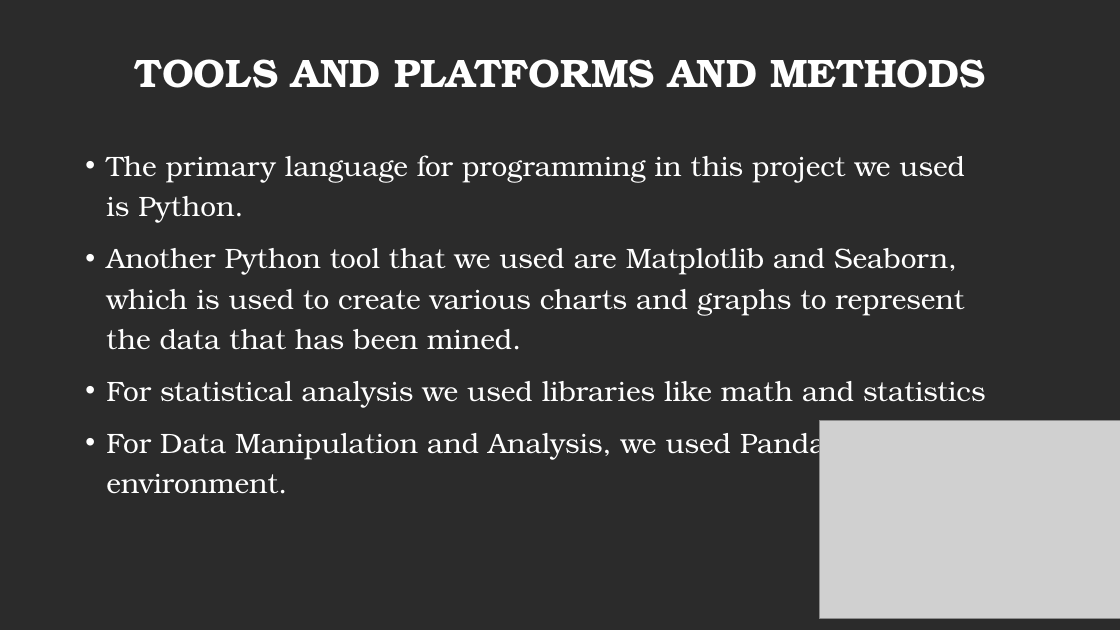
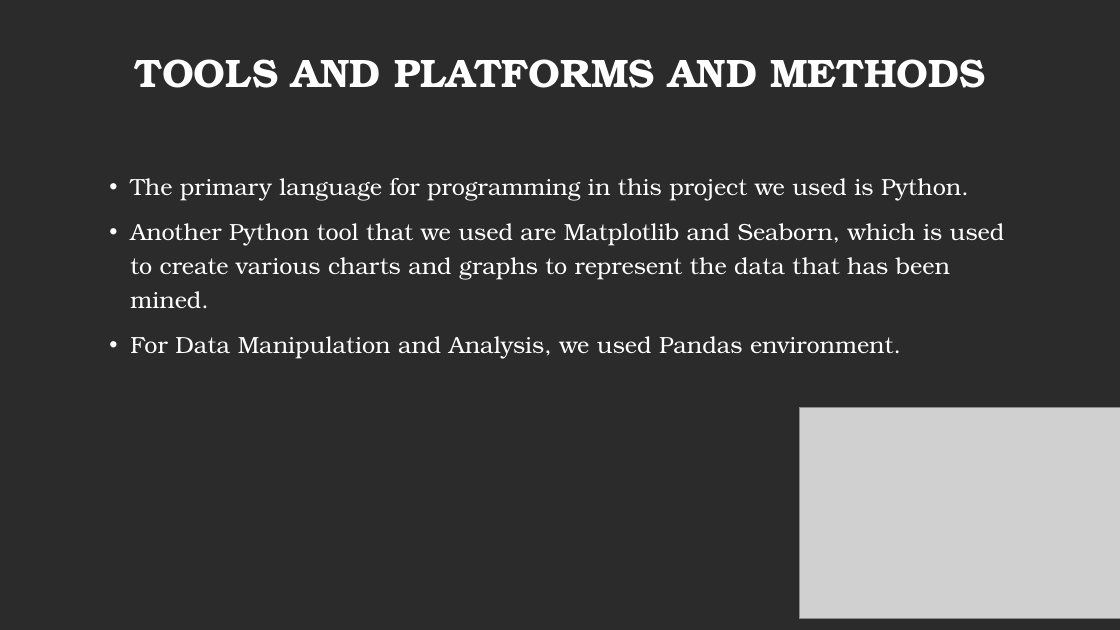
Before and after one commit to bhaveshnema/Project-Traffic-Violations, a slide deck: slide 5 of TeamProject1_TrafficViolationMD.pptx. Drawn at 1120x630 pixels with LibreOffice and Linux fonts; fonts in the diff are those of the drawing; grey boxes stand for pictures; background and template pictures are left out; a plain dark background stands for a picture behind light text. Boxes give left, top, right and bottom in pixels: in the first picture for what was removed or moved away, otherwise in the second. Text is boxed around its words. In the diff, an @@ line names an element or a change of style, - is before the commit and + after.

```diff
--- a/TeamProject1_TrafficViolationMD.pptx
+++ b/TeamProject1_TrafficViolationMD.pptx
@@ text "The primary language for programming ...": place and size @@
-text "The primary language for programming ..." at box(106, 155, 985, 494)
+text "The primary language for programming ..." at box(130, 178, 1005, 358)
@@ text "The primary language for programming ..." at box(130, 178, 1005, 358): size 24 to 20 pt; indent changed @@
@@ text at box(106, 381, 985, 407): paragraph removed @@
-• For statistical analysis we used libraries like math and statistics
@@ picture: place and size @@
-picture at box(820, 420, 1120, 618)
+picture at box(799, 408, 1120, 619)
```
Also in this commit, not shown: 5 other slides changed, 2 slides added, 1 slide removed.
